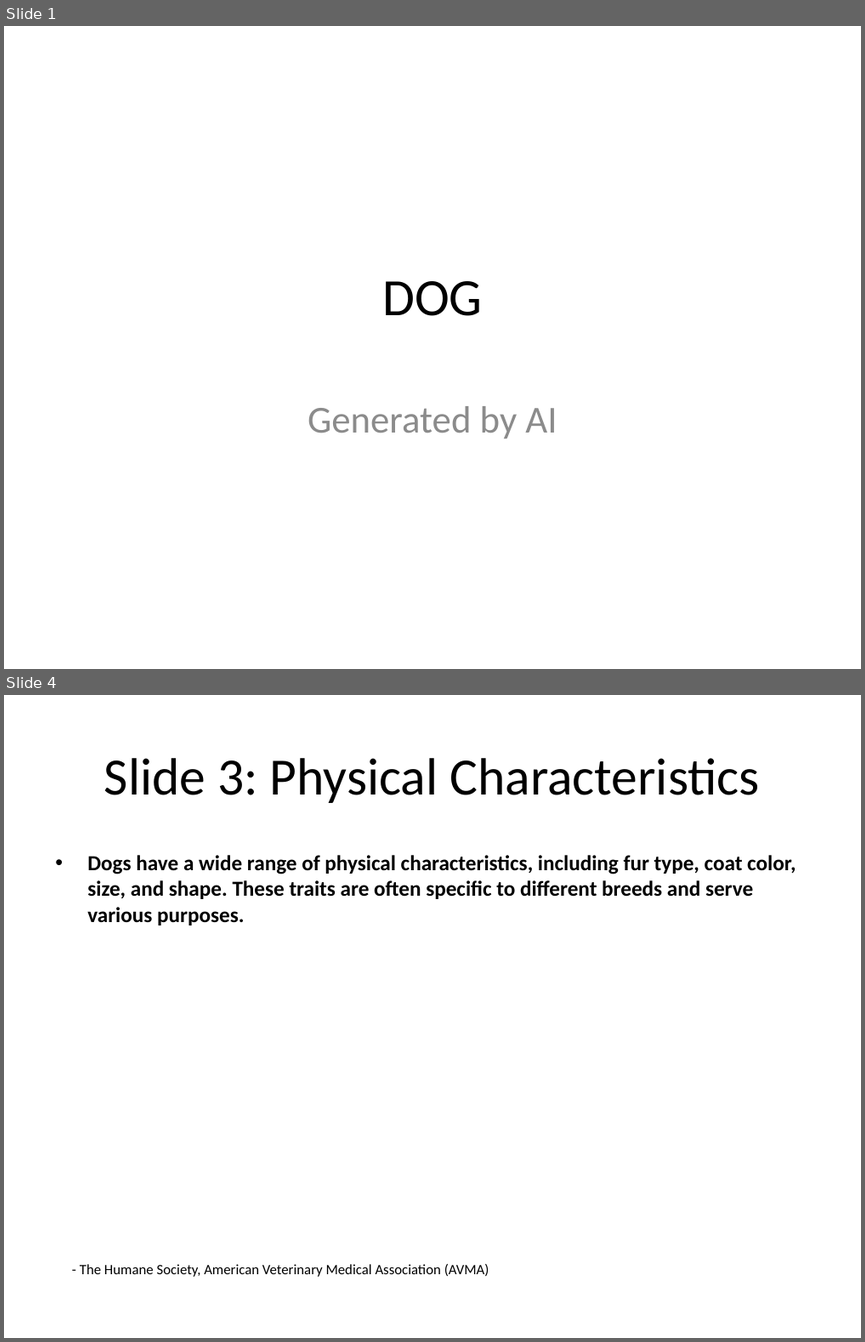
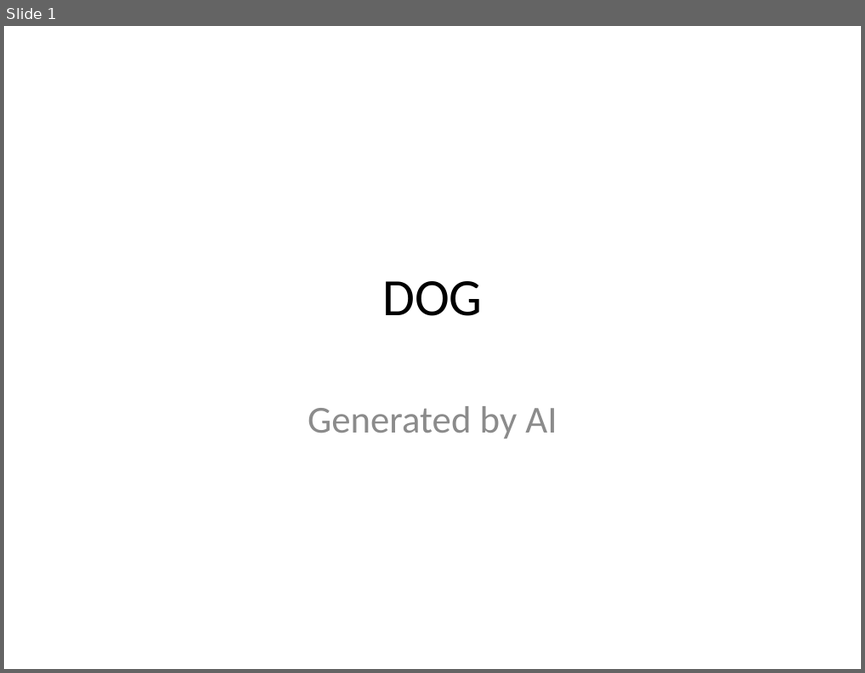
Before and after one commit to infrasvc-magang/test, a slide deck: backend/project/PPTX/Dog_presentation.pptx. Shown one above the other, each under a label of ours: slides 1 and 4 before the commit, slide 1 after it; the slides between them are not shown. The pictures are 865x1342 and 865x673 pixels, drawn with LibreOffice and Linux fonts; fonts in the diff are those of the drawing. Boxes give left, top, right and bottom in pixels: in the first picture for what was removed or moved away, otherwise in the second. Text is boxed around its words. In the diff, an @@ line names an element or a change of style, - is before the commit and + after.

```diff
--- a/backend/project/PPTX/Dog_presentation.pptx
+++ b/backend/project/PPTX/Dog_presentation.pptx
@@ slide 4 removed at box(4, 695, 861, 1338), background #FFFFFF @@
@@ title removed at box(104, 758, 759, 803) @@
-Slide 3: Physical Characteristics
@@ text removed at box(87, 855, 795, 925) @@
-• Dogs have a wide range of physical characteristics, including fur type, coat color, size, and shape. These traits are often specific to different breeds and serve various purposes.
@@ text removed at box(80, 1264, 489, 1276) @@
-- The Humane Society, American Veterinary Medical Association (AVMA)
```
Also in this commit, not shown: 7 slides changed, 3 slides added, 2 other slides removed, 4 other files.
